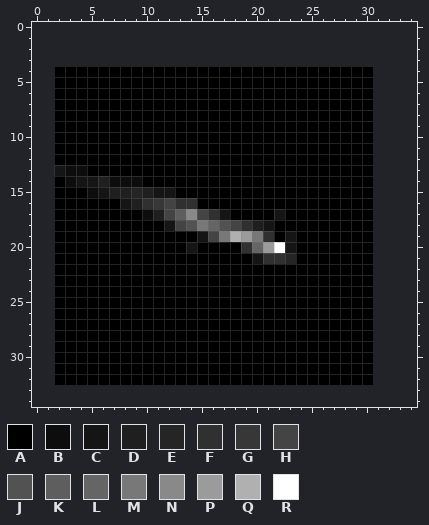
Pixel-art sprite -- Image Deblurring With Phase and Dark Channels/results/result_kernel.png. This is how it looked before the edit.
The file is 29x29 pixels. Colours within 5 levels of each other are drawn and written as one. The old version is drawn lined up with the new one, on the new canvas.
Palette (. is transparent): A #000000  B #0d0d0d  C #151515  D #1f1f1f  E #252525  F #303030  G #373737  H #444444  J #525252  K #5e5e5e  L #656565  M #787878  N #898989  P #9b9b9b  Q #b0b0b0  R #ffffff
Pixels before, first column x 2:
 4 AAAAAAAAAAAAAAAAAAAAAAAAAAAAA
 5 AAAAAAAAAAAAAAAAAAAAAAAAAAAAA
 6 AAAAAAAAAAAAAAAAAAAAAAAAAAAAA
 7 AAAAAAAAAAAAAAAAAAAAAAAAAAAAA
 8 AAAAAAAAAAAAAAAAAAAAAAAAAAAAA
 9 AAAAAAAAAAAAAAAAAAAAAAAAAAAAA
10 AAAAAAAAAAAAAAAAAAAAAAAAAAAAA
11 AAAAAAAAAAAAAAAAAAAAAAAAAAAAA
12 AAAAAAAAAAAAAAAAAAAAAAAAAAAAA
13 CBBAAAAAAAAAAAAAAAAAAAAAAAAAA
14 ABCCDBBBAAAAAAAAAAAAAAAAAAAAA
15 AAABCDDEDCCAAAAAAAAAAAAAAAAAA
16 AAAAAACDFGHFFAAAAAAAAAAAAAAAA
17 AAAAAAAABDHKNHFCAAAACAAAAAAAA
18 AAAAAAAAAACHJMLJHFDCAAAAAAAAA
19 AAAAAAAAAAAAACHMQPMFACAAAAAAA
20 AAAAAAAAAAAACAAAAFLPRCAAAAAAA
21 AAAAAAAAAAAAAAAAAACFFEAAAAAAA
22 AAAAAAAAAAAAAAAAAAAAAAAAAAAAA
23 AAAAAAAAAAAAAAAAAAAAAAAAAAAAA
24 AAAAAAAAAAAAAAAAAAAAAAAAAAAAA
25 AAAAAAAAAAAAAAAAAAAAAAAAAAAAA
26 AAAAAAAAAAAAAAAAAAAAAAAAAAAAA
27 AAAAAAAAAAAAAAAAAAAAAAAAAAAAA
28 AAAAAAAAAAAAAAAAAAAAAAAAAAAAA
29 AAAAAAAAAAAAAAAAAAAAAAAAAAAAA
30 AAAAAAAAAAAAAAAAAAAAAAAAAAAAA
31 AAAAAAAAAAAAAAAAAAAAAAAAAAAAA
32 AAAAAAAAAAAAAAAAAAAAAAAAAAAAA
After:
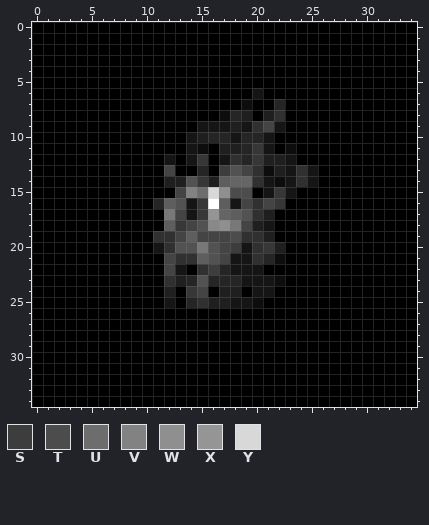
Colours new in this view: S #3d3d3d  T #4c4c4c  U #6d6d6d  V #828282  W #8f8f8f  X #959595  Y #d8d8d8
Changes in this commit:
canvas 29x29 -> 35x35, the old top-left corner now at 2,4
Changed rows in their new state; - is an unchanged pixel.
first column x 0:
 0 AAAAAAAAAAAAAAAAAAAAAAAAAAAAAAAAAAA
 1 AAAAAAAAAAAAAAAAAAAAAAAAAAAAAAAAAAA
 2 AAAAAAAAAAAAAAAAAAAAAAAAAAAAAAAAAAA
 3 AAAAAAAAAAAAAAAAAAAAAAAAAAAAAAAAAAA
 4 AA-----------------------------AAAA
 5 AA-----------------------------AAAA
 6 AA------------------C----------AAAA
 7 AA-----------------B--E--------AAAA
 8 AA---------------BED-DF--------AAAA
 9 AA-------------CCCDCFHC--------AAAA
10 AA------------CDEECEEC---------AAAA
11 AA------------CB-DDEGC-B-------AAAA
12 AA----------C-CG-CFEGDDC-------AAAA
13 AAAAA-------H--E-SJHFBDCFC-----AAAA
14 AA-AAAAAAA--DDJGDKLLFCBCFC-----AAAA
15 AA---AAAAAAAAHVUYWTT-CGC-------AAAA
16 AA------AAAEKJCGRKCHFHG--------AAAA
17 AA--------AAMHCGXLKJFDA--------AAAA
18 AA----------KGHJNWMH-----------AAAA
19 AA---------FFHKH-HTFFD-A-------AAAA
20 AA---------CFJJMJHSCFGDA-------AAAA
21 AA----------HFFKJHCCFEBA-------AAAA
22 AA----------HC-FSECCC----------AAAA
23 AA----------FDEJEEECCCB--------AAAA
24 AA----------D-GH-DD-CC---------AAAA
25 AA----------C-EFDDCCB----------AAAA
26 AA-----------------------------AAAA
27 AA-----------------------------AAAA
28 AA-----------------------------AAAA
29 AA-----------------------------AAAA
30 AA-----------------------------AAAA
31 AA-----------------------------AAAA
32 AA-----------------------------AAAA
33 AAAAAAAAAAAAAAAAAAAAAAAAAAAAAAAAAAA
34 AAAAAAAAAAAAAAAAAAAAAAAAAAAAAAAAAAA
Where, in picture pixels (left, top, right, bottom), the same in both pictures:
changed: (32, 22, 417, 407)
